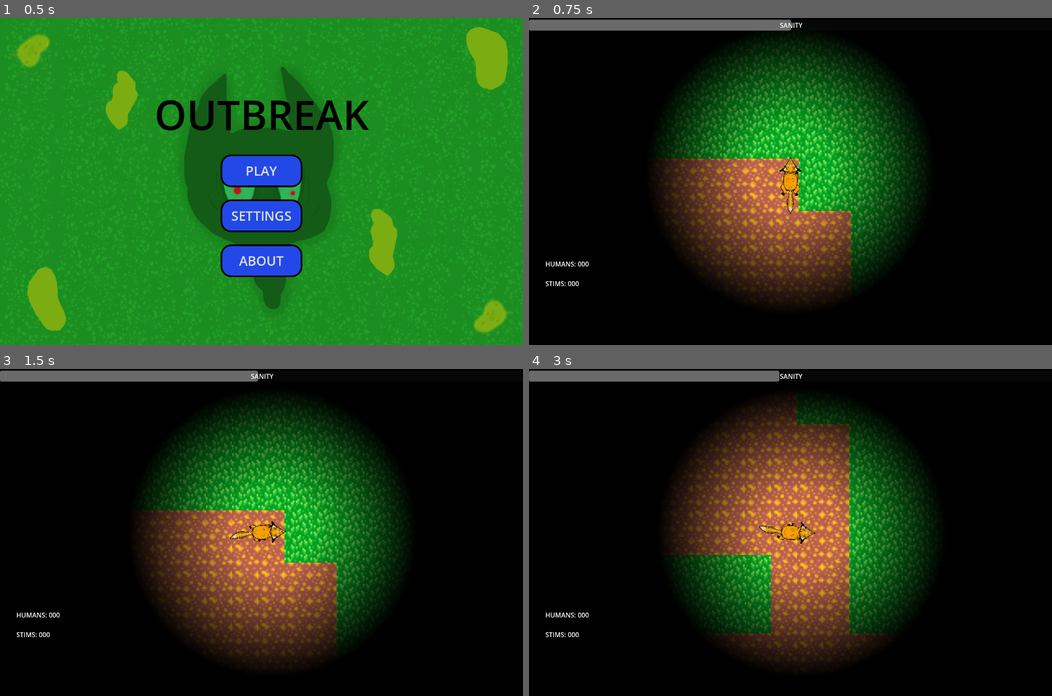
Above: before the commit, frames 1-4 (two rows, left to right).
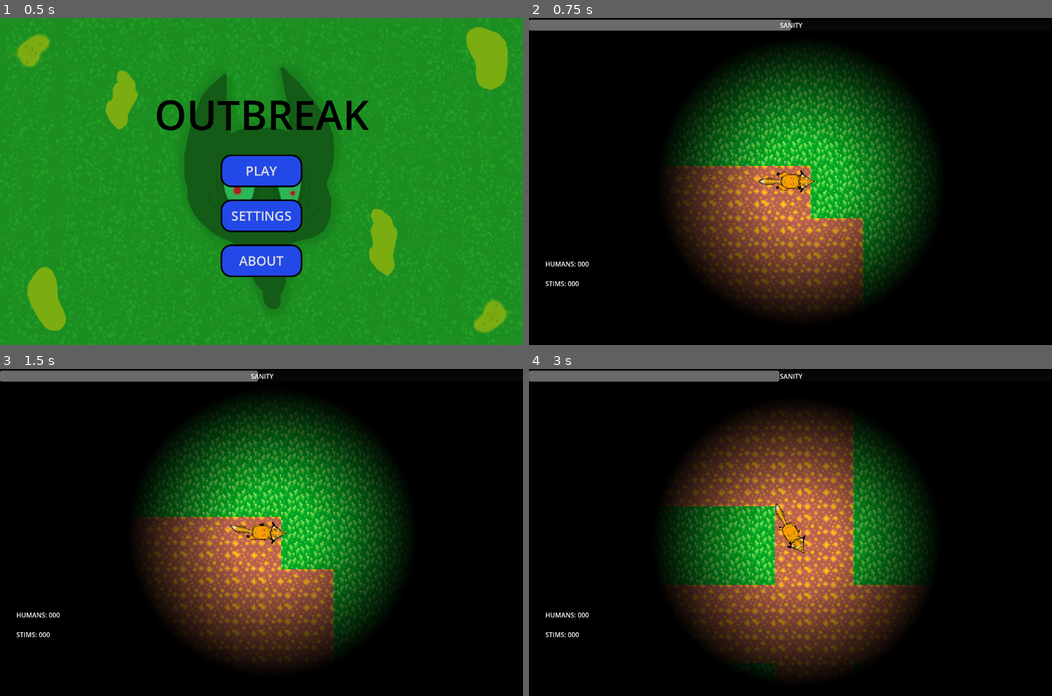
Above: after the commit, the same moments.

Repository: Jennnktv/studio-1-outbreak
Game: Godot game, scene res://scenes/main_menu.tscn
Same seed, same stepped clock (60 frames per second), same inputs: the game is played once before the commit and once after it.
Inputs (mouse positions are in pixels of both pictures, inside the frame that each line leads up to):
- Up to frame 1 (0.5 s): no input
- Up to frame 2 (0.75 s): click "PLAY" at 0.5 s
- Up to frame 3 (1.5 s): tap Enter at 1.25 s; move the mouse to (376, 516) at 1.27 s; hold D (move_right) from 1.28 s (still down); click (376, 516) at 1.42 s
- Up to frame 4 (3 s): move the mouse to (685, 548) at 2.02 s; release D (move_right) at 2.03 s; hold S (move_down) 2.03-2.78 s; move the mouse to (842, 460) at 2.77 s; hold D (move_right) from 2.78 s (still down)

Frame 1 is identical in both runs. In frame 2, 16% of the frame differs, in the area x 24-78%, y 5-92%; in frame 3, 9.2%; in frame 4, 16%.

Commit message:
Avoid skating and refactor position translation

Diff:
--- a/assets/Player/fox_rig/Fox.tscn
+++ b/assets/Player/fox_rig/Fox.tscn
@@ -1,7 +1,8 @@
-[gd_scene load_steps=7 format=3 uid="uid://bbcwnuqmi3bwj"]
+[gd_scene load_steps=8 format=3 uid="uid://bbcwnuqmi3bwj"]
 
 [ext_resource type="Script" path="res://scripts/Player/player.gd" id="1_psele"]
 [ext_resource type="Texture2D" uid="uid://ddsursga2jwqg" path="res://assets/Player/fox_rig/Chopped_Fox.png" id="1_q2hn3"]
+[ext_resource type="Script" path="res://scripts/Common/active_value.gd" id="3_i817c"]
 
 [sub_resource type="CircleShape2D" id="CircleShape2D_gpb2g"]
 radius = 8.86496
@@ -11,7 +12,7 @@
 tracks/0/type = "value"
 tracks/0/imported = false
 tracks/0/enabled = true
-tracks/0/path = NodePath("CharacterBody2D/Fox:position")
+tracks/0/path = NodePath("CharacterBody2D/Body2/Fox:position")
 tracks/0/interp = 1
 tracks/0/loop_wrap = true
 tracks/0/keys = {
@@ -23,7 +24,7 @@
 tracks/1/type = "value"
 tracks/1/imported = false
 tracks/1/enabled = true
-tracks/1/path = NodePath("CharacterBody2D/Fox/Neck/Head:position")
+tracks/1/path = NodePath("CharacterBody2D/Body2/Fox/Neck/Head:position")
 tracks/1/interp = 1
 tracks/1/loop_wrap = true
 tracks/1/keys = {
@@ -35,7 +36,7 @@
 tracks/2/type = "value"
 tracks/2/imported = false
 tracks/2/enabled = true
-tracks/2/path = NodePath("CharacterBody2D/Fox/Neck/Body:position")
+tracks/2/path = NodePath("CharacterBody2D/Body2/Fox/Neck/Body:position")
 tracks/2/interp = 1
 tracks/2/loop_wrap = true
 tracks/2/keys = {
@@ -47,7 +48,7 @@
 tracks/3/type = "value"
 tracks/3/imported = false
 tracks/3/enabled = true
-tracks/3/path = NodePath("CharacterBody2D/Fox/Neck/Body/RightShoulder:position")
+tracks/3/path = NodePath("CharacterBody2D/Body2/Fox/Neck/Body/RightShoulder:position")
 tracks/3/interp = 1
 tracks/3/loop_wrap = true
 tracks/3/keys = {
@@ -59,7 +60,7 @@
 tracks/4/type = "value"
 tracks/4/imported = false
 tracks/4/enabled = true
-tracks/4/path = NodePath("CharacterBody2D/Fox/Neck/Body/LeftShoulder:position")
+tracks/4/path = NodePath("CharacterBody2D/Body2/Fox/Neck/Body/LeftShoulder:position")
 tracks/4/interp = 1
 tracks/4/loop_wrap = true
 tracks/4/keys = {
@@ -71,7 +72,7 @@
 tracks/5/type = "value"
 tracks/5/imported = false
 tracks/5/enabled = true
-tracks/5/path = NodePath("CharacterBody2D/Fox/Neck/Body/LeftHaunch:position")
+tracks/5/path = NodePath("CharacterBody2D/Body2/Fox/Neck/Body/LeftHaunch:position")
 tracks/5/interp = 1
 tracks/5/loop_wrap = true
 tracks/5/keys = {
@@ -83,7 +84,7 @@
 tracks/6/type = "value"
 tracks/6/imported = false
 tracks/6/enabled = true
-tracks/6/path = NodePath("CharacterBody2D/Fox/Neck/Body/RightHaunch:position")
+tracks/6/path = NodePath("CharacterBody2D/Body2/Fox/Neck/Body/RightHaunch:position")
 tracks/6/interp = 1
 tracks/6/loop_wrap = true
 tracks/6/keys = {
@@ -95,7 +96,7 @@
 tracks/7/type = "value"
 tracks/7/imported = false
 tracks/7/enabled = true
-tracks/7/path = NodePath("CharacterBody2D/Fox/Neck/Body/Tail:rotation")
+tracks/7/path = NodePath("CharacterBody2D/Body2/Fox/Neck/Body/Tail:rotation")
 tracks/7/interp = 3
 tracks/7/loop_wrap = true
 tracks/7/keys = {
@@ -107,7 +108,7 @@
 tracks/8/type = "value"
 tracks/8/imported = false
 tracks/8/enabled = true
-tracks/8/path = NodePath("CharacterBody2D/Fox/Neck/Body/Tail/Tail2:rotation")
+tracks/8/path = NodePath("CharacterBody2D/Body2/Fox/Neck/Body/Tail/Tail2:rotation")
 tracks/8/interp = 3
 tracks/8/loop_wrap = true
 tracks/8/keys = {
@@ -119,7 +120,7 @@
 tracks/9/type = "value"
 tracks/9/imported = false
 tracks/9/enabled = true
-tracks/9/path = NodePath("CharacterBody2D/Fox/Neck/Body/Tail/Tail2/Tail3:rotation")
+tracks/9/path = NodePath("CharacterBody2D/Body2/Fox/Neck/Body/Tail/Tail2/Tail3:rotation")
 tracks/9/interp = 3
 tracks/9/loop_wrap = true
 tracks/9/keys = {
@@ -131,7 +132,7 @@
 tracks/10/type = "value"
 tracks/10/imported = false
 tracks/10/enabled = true
-tracks/10/path = NodePath("CharacterBody2D/Fox/Neck/Body/LeftHaunch:rotation")
+tracks/10/path = NodePath("CharacterBody2D/Body2/Fox/Neck/Body/LeftHaunch:rotation")
 tracks/10/interp = 3
 tracks/10/loop_wrap = true
 tracks/10/keys = {
@@ -143,7 +144,7 @@
 tracks/11/type = "value"
 tracks/11/imported = false
 tracks/11/enabled = true
-tracks/11/path = NodePath("CharacterBody2D/Fox/Neck/Body/RightHaunch:rotation")
+tracks/11/path = NodePath("CharacterBody2D/Body2/Fox/Neck/Body/RightHaunch:rotation")
 tracks/11/interp = 3
 tracks/11/loop_wrap = true
 tracks/11/keys = {
@@ -155,7 +156,7 @@
 tracks/12/type = "value"
 tracks/12/imported = false
 tracks/12/enabled = true
-tracks/12/path = NodePath("CharacterBody2D/Fox/Neck/Body/LeftHaunch:scale")
+tracks/12/path = NodePath("CharacterBody2D/Body2/Fox/Neck/Body/LeftHaunch:scale")
 tracks/12/interp = 1
 tracks/12/loop_wrap = true
 tracks/12/keys = {
@@ -167,7 +168,7 @@
 tracks/13/type = "value"
 tracks/13/imported = false
 tracks/13/enabled = true
-tracks/13/path = NodePath("CharacterBody2D/Fox/Neck/Body/RightHaunch:scale")
+tracks/13/path = NodePath("CharacterBody2D/Body2/Fox/Neck/Body/RightHaunch:scale")
 tracks/13/interp = 1
 tracks/13/loop_wrap = true
 tracks/13/keys = {
@@ -179,7 +180,7 @@
 tracks/14/type = "value"
 tracks/14/imported = false
 tracks/14/enabled = true
-tracks/14/path = NodePath("CharacterBody2D/Fox/Neck/Body/RightShoulder:scale")
+tracks/14/path = NodePath("CharacterBody2D/Body2/Fox/Neck/Body/RightShoulder:scale")
 tracks/14/interp = 1
 tracks/14/loop_wrap = true
 tracks/14/keys = {
@@ -191,7 +192,7 @@
 tracks/15/type = "value"
 tracks/15/imported = false
 tracks/15/enabled = true
-tracks/15/path = NodePath("CharacterBody2D/Fox/Neck/Body/LeftShoulder:scale")
+tracks/15/path = NodePath("CharacterBody2D/Body2/Fox/Neck/Body/LeftShoulder:scale")
 tracks/15/interp = 1
 tracks/15/loop_wrap = true
 tracks/15/keys = {
@@ -203,7 +204,7 @@
 tracks/16/type = "value"
 tracks/16/imported = false
 tracks/16/enabled = true
-tracks/16/path = NodePath("CharacterBody2D/Fox/Neck/Body/LeftShoulder:rotation")
+tracks/16/path = NodePath("CharacterBody2D/Body2/Fox/Neck/Body/LeftShoulder:rotation")
 tracks/16/interp = 3
 tracks/16/loop_wrap = true
 tracks/16/keys = {
@@ -215,7 +216,7 @@
 tracks/17/type = "value"
 tracks/17/imported = false
 tracks/17/enabled = true
-tracks/17/path = NodePath("CharacterBody2D/Fox/Neck/Body/RightShoulder:rotation")
+tracks/17/path = NodePath("CharacterBody2D/Body2/Fox/Neck/Body/RightShoulder:rotation")
 tracks/17/interp = 3
 tracks/17/loop_wrap = true
 tracks/17/keys = {
@@ -227,7 +228,7 @@
 tracks/18/type = "value"
 tracks/18/imported = false
 tracks/18/enabled = true
-tracks/18/path = NodePath("CharacterBody2D/Fox/Neck/Head:scale")
+tracks/18/path = NodePath("CharacterBody2D/Body2/Fox/Neck/Head:scale")
 tracks/18/interp = 1
 tracks/18/loop_wrap = true
 tracks/18/keys = {
@@ -239,7 +240,7 @@
 tracks/19/type = "value"
 tracks/19/imported = false
 tracks/19/enabled = true
-tracks/19/path = NodePath("CharacterBody2D/Fox/Neck/Body:rotation")
+tracks/19/path = NodePath("CharacterBody2D/Body2/Fox/Neck/Body:rotation")
 tracks/19/interp = 3
 tracks/19/loop_wrap = true
 tracks/19/keys = {
@@ -251,7 +252,7 @@
 tracks/20/type = "value"
 tracks/20/imported = false
 tracks/20/enabled = true
-tracks/20/path = NodePath("CharacterBody2D/Fox/Neck/Head:rotation")
+tracks/20/path = NodePath("CharacterBody2D/Body2/Fox/Neck/Head:rotation")
 tracks/20/interp = 3
 tracks/20/loop_wrap = true
 tracks/20/keys = {
@@ -268,7 +269,7 @@
 tracks/0/type = "value"
 tracks/0/imported = false
 tracks/0/enabled = true
-tracks/0/path = NodePath("CharacterBody2D/Fox:position")
+tracks/0/path = NodePath("CharacterBody2D/Body2/Fox:position")
 tracks/0/interp = 1
 tracks/0/loop_wrap = true
 tracks/0/keys = {
@@ -280,7 +281,7 @@
 tracks/1/type = "value"
 tracks/1/imported = false
 tracks/1/enabled = true
-tracks/1/path = NodePath("CharacterBody2D/Fox/Neck/Head:position")
+tracks/1/path = NodePath("CharacterBody2D/Body2/Fox/Neck/Head:position")
 tracks/1/interp = 1
 tracks/1/loop_wrap = true
 tracks/1/keys = {
@@ -292,7 +293,7 @@
 tracks/2/type = "value"
 tracks/2/imported = false
 tracks/2/enabled = true
-tracks/2/path = NodePath("CharacterBody2D/Fox/Neck/Body:position")
+tracks/2/path = NodePath("CharacterBody2D/Body2/Fox/Neck/Body:position")
 tracks/2/interp = 1
 tracks/2/loop_wrap = true
 tracks/2/keys = {
@@ -304,7 +305,7 @@
 tracks/3/type = "value"
 tracks/3/imported = false
 tracks/3/enabled = true
-tracks/3/path = NodePath("CharacterBody2D/Fox/Neck/Body/RightShoulder:position")
+tracks/3/path = NodePath("CharacterBody2D/Body2/Fox/Neck/Body/RightShoulder:position")
 tracks/3/interp = 1
 tracks/3/loop_wrap = true
 tracks/3/keys = {
@@ -316,7 +317,7 @@
 tracks/4/type = "value"
 tracks/4/imported = false
 tracks/4/enabled = true
-tracks/4/path = NodePath("CharacterBody2D/Fox/Neck/Body/LeftShoulder:position")
+tracks/4/path = NodePath("CharacterBody2D/Body2/Fox/Neck/Body/LeftShoulder:position")
 tracks/4/interp = 1
 tracks/4/loop_wrap = true
 tracks/4/keys = {
@@ -328,7 +329,7 @@
 tracks/5/type = "value"
 tracks/5/imported = false
 tracks/5/enabled = true
-tracks/5/path = NodePath("CharacterBody2D/Fox/Neck/Body/LeftHaunch:position")
+tracks/5/path = NodePath("CharacterBody2D/Body2/Fox/Neck/Body/LeftHaunch:position")
 tracks/5/interp = 1
 tracks/5/loop_wrap = true
 tracks/5/keys = {
@@ -340,7 +341,7 @@
 tracks/6/type = "value"
 tracks/6/imported = false
 tracks/6/enabled = true
-tracks/6/path = NodePath("CharacterBody2D/Fox/Neck/Body/RightHaunch:position")
+tracks/6/path = NodePath("CharacterBody2D/Body2/Fox/Neck/Body/RightHaunch:position")
 tracks/6/interp = 1
 tracks/6/loop_wrap = true
 tracks/6/keys = {
@@ -352,7 +353,7 @@
 tracks/7/type = "value"
 tracks/7/imported = false
 tracks/7/enabled = true
-tracks/7/path = NodePath("CharacterBody2D/Fox/Neck/Body/Tail:rotation")
+tracks/7/path = NodePath("CharacterBody2D/Body2/Fox/Neck/Body/Tail:rotation")
 tracks/7/interp = 3
 tracks/7/loop_wrap = true
 tracks/7/keys = {
@@ -364,7 +365,7 @@
 tracks/8/type = "value"
 tracks/8/imported = false
 tracks/8/enabled = true
-tracks/8/path = NodePath("CharacterBody2D/Fox/Neck/Body/Tail/Tail2:rotation")
+tracks/8/path = NodePath("CharacterBody2D/Body2/Fox/Neck/Body/Tail/Tail2:rotation")
 tracks/8/interp = 3
 tracks/8/loop_wrap = true
 tracks/8/keys = {
@@ -376,7 +377,7 @@
 tracks/9/type = "value"
 tracks/9/imported = false
 tracks/9/enabled = true
-tracks/9/path = NodePath("CharacterBody2D/Fox/Neck/Body/Tail/Tail2/Tail3:rotation")
+tracks/9/path = NodePath("CharacterBody2D/Body2/Fox/Neck/Body/Tail/Tail2/Tail3:rotation")
 tracks/9/interp = 3
 tracks/9/loop_wrap = true
 tracks/9/keys = {
@@ -388,7 +389,7 @@
 tracks/10/type = "value"
 tracks/10/imported = false
 tracks/10/enabled = true
-tracks/10/path = NodePath("CharacterBody2D/Fox/Neck/Body/LeftHaunch:rotation")
+tracks/10/path = NodePath("CharacterBody2D/Body2/Fox/Neck/Body/LeftHaunch:rotation")
 tracks/10/interp = 3
 tracks/10/loop_wrap = true
 tracks/10/keys = {
@@ -400,7 +401,7 @@
 tracks/11/type = "value"
 tracks/11/imported = false
 tracks/11/enabled = true
-tracks/11/path = NodePath("CharacterBody2D/Fox/Neck/Body/RightHaunch:rotation")
+tracks/11/path = NodePath("CharacterBody2D/Body2/Fox/Neck/Body/RightHaunch:rotation")
 tracks/11/interp = 3
 tracks/11/loop_wrap = true
 tracks/11/keys = {
@@ -412,7 +413,7 @@
 tracks/12/type = "value"
 tracks/12/imported = false
 tracks/12/enabled = true
-tracks/12/path = NodePath("CharacterBody2D/Fox/Neck/Body/LeftHaunch:scale")
+tracks/12/path = NodePath("CharacterBody2D/Body2/Fox/Neck/Body/LeftHaunch:scale")
 tracks/12/interp = 1
 tracks/12/loop_wrap = true
 tracks/12/keys = {
@@ -424,7 +425,7 @@
 tracks/13/type = "value"
 tracks/13/imported = false
 tracks/13/enabled = true
-tracks/13/path = NodePath("CharacterBody2D/Fox/Neck/Body/RightHaunch:scale")
+tracks/13/path = NodePath("CharacterBody2D/Body2/Fox/Neck/Body/RightHaunch:scale")
 tracks/13/interp = 1
 tracks/13/loop_wrap = true
 tracks/13/keys = {
@@ -436,7 +437,7 @@
 tracks/14/type = "value"
 tracks/14/imported = false
 tracks/14/enabled = true
-tracks/14/path = NodePath("CharacterBody2D/Fox/Neck/Body/RightShoulder:scale")
+tracks/14/path = NodePath("CharacterBody2D/Body2/Fox/Neck/Body/RightShoulder:scale")
 tracks/14/interp = 1
 tracks/14/loop_wrap = true
 tracks/14/keys = {
@@ -448,7 +449,7 @@
 tracks/15/type = "value"
 tracks/15/imported = false
 tracks/15/enabled = true
-tracks/15/path = NodePath("CharacterBody2D/Fox/Neck/Body/LeftShoulder:scale")
+tracks/15/path = NodePath("CharacterBody2D/Body2/Fox/Neck/Body/LeftShoulder:scale")
 tracks/15/interp = 1
 tracks/15/loop_wrap = true
 tracks/15/keys = {
@@ -460,7 +461,7 @@
 tracks/16/type = "value"
 tracks/16/imported = false
 tracks/16/enabled = true
-tracks/16/path = NodePath("CharacterBody2D/Fox/Neck/Body/LeftShoulder:rotation")
+tracks/16/path = NodePath("CharacterBody2D/Body2/Fox/Neck/Body/LeftShoulder:rotation")
 tracks/16/interp = 3
 tracks/16/loop_wrap = true
 tracks/16/keys = {
@@ -472,7 +473,7 @@
 tracks/17/type = "value"
 tracks/17/imported = false
 tracks/17/enabled = true
-tracks/17/path = NodePath("CharacterBody2D/Fox/Neck/Body/RightShoulder:rotation")
+tracks/17/path = NodePath("CharacterBody2D/Body2/Fox/Neck/Body/RightShoulder:rotation")
 tracks/17/interp = 3
 tracks/17/loop_wrap = true
 tracks/17/keys = {
@@ -484,7 +485,7 @@
 tracks/18/type = "value"
 tracks/18/imported = false
 tracks/18/enabled = true
-tracks/18/path = NodePath("CharacterBody2D/Fox/Neck/Head:scale")
+tracks/18/path = NodePath("CharacterBody2D/Body2/Fox/Neck/Head:scale")
 tracks/18/interp = 1
 tracks/18/loop_wrap = true
 tracks/18/keys = {
@@ -496,7 +497,7 @@
 tracks/19/type = "value"
 tracks/19/imported = false
 tracks/19/enabled = true
-tracks/19/path = NodePath("CharacterBody2D/Fox/Neck/Body:rotation")
+tracks/19/path = NodePath("CharacterBody2D/Body2/Fox/Neck/Body:rotation")
 tracks/19/interp = 3
 tracks/19/loop_wrap = true
 tracks/19/keys = {
@@ -508,7 +509,7 @@
 tracks/20/type = "value"
 tracks/20/imported = false
 tracks/20/enabled = true
-tracks/20/path = NodePath("CharacterBody2D/Fox/Neck/Head:rotation")
+tracks/20/path = NodePath("CharacterBody2D/Body2/Fox/Neck/Head:rotation")
 tracks/20/interp = 3
 tracks/20/loop_wrap = true
 tracks/20/keys = {
@@ -527,40 +528,46 @@
 [node name="CharacterBody2D" type="CharacterBody2D"]
 position = Vector2(2.05945, -5.67462)
 script = ExtResource("1_psele")
+animation_speed = 4.0
+friction = 6000.0
 
 [node name="CollisionShape2D" type="CollisionShape2D" parent="."]
-position = Vector2(0, -77)
+position = Vector2(2.54639e-13, -5.32539)
+rotation = 1.5708
 scale = Vector2(22.6739, 54.7039)
 shape = SubResource("CircleShape2D_gpb2g")
 debug_color = Color(0.501264, 0.546472, 0.54748, 0.42)
 
-[node name="Fox" type="Skeleton2D" parent="."]
+[node name="Body2" type="Node2D" parent="."]
+rotation = 1.5708
+
+[node name="Fox" type="Skeleton2D" parent="Body2"]
 position = Vector2(-2.05945, 5.67462)
 rotation = -0.00606371
 
-[node name="Neck" type="Bone2D" parent="Fox"]
+[node name="Neck" type="Bone2D" parent="Body2/Fox"]
 position = Vector2(0, -152)
 rest = Transform2D(1, 0, 0, 1, 0, -152)
 
-[node name="Head" type="Bone2D" parent="Fox/Neck"]
+[node name="Head" type="Bone2D" parent="Body2/Fox/Neck"]
 position = Vector2(0, -124)
 rest = Transform2D(1, 0, 0, 1, 0, -124)
 auto_calculate_length_and_angle = false
 length = 310.919
 bone_angle = -90.0
 
-[node name="Body" type="Bone2D" parent="Fox/Neck"]
+[node name="Body" type="Bone2D" parent="Body2/Fox/Neck"]
 position = Vector2(0, 210)
 rest = Transform2D(1, 0, 0, 1, 0, 210)
 
-[node name="RightShoulder" type="Bone2D" parent="Fox/Neck/Body"]
+[node name="RightShoulder" type="Bone2D" parent="Body2/Fox/Neck/Body"]
 position = Vector2(119, -177)
 rest = Transform2D(1, 0, 0, 1, 119, -177)
 auto_calculate_length_and_angle = false
 length = 120.0
 bone_angle = -60.0
 
-[node name="LeftShoulder" type="Bone2D" parent="Fox/Neck/Body"]
+[node name="LeftShoulder" type="Bone2D" parent="Body2/Fox/Neck/Body"]
 position = Vector2(-119, -178)
 rotation = 0.497496
 rest = Transform2D(1, 0, 0, 1, -119, -178)
@@ -568,7 +575,7 @@
 length = 120.0
 bone_angle = -116.757
 
-[node name="LeftHaunch" type="Bone2D" parent="Fox/Neck/Body"]
+[node name="LeftHaunch" type="Bone2D" parent="Body2/Fox/Neck/Body"]
 position = Vector2(-132, 103)
 rotation = 3.79722
 rest = Transform2D(1, 0, 0, 1, -132, 103)
@@ -576,7 +583,7 @@
 length = 170.0
 bone_angle = -108.0
 
-[node name="RightHaunch" type="Bone2D" parent="Fox/Neck/Body"]
+[node name="RightHaunch" type="Bone2D" parent="Body2/Fox/Neck/Body"]
 position = Vector2(128, 105)
 rotation = 2.68767
 rest = Transform2D(1, 0, 0, 1, 128, 105)
@@ -584,28 +591,28 @@
 length = 170.0
 bone_angle = -72.0
 
-[node name="Tail" type="Bone2D" parent="Fox/Neck/Body"]
+[node name="Tail" type="Bone2D" parent="Body2/Fox/Neck/Body"]
 position = Vector2(0, 164)
 rest = Transform2D(1, 0, 0, 1, 0, 164)
 auto_calculate_length_and_angle = false
 length = 550.0
 bone_angle = 90.0
 
-[node name="Tail2" type="Bone2D" parent="Fox/Neck/Body/Tail"]
+[node name="Tail2" type="Bone2D" parent="Body2/Fox/Neck/Body/Tail"]
 position = Vector2(0, 127)
 rest = Transform2D(1, 0, 0, 1, 0, 127)
 auto_calculate_length_and_angle = false
 length = 338.568
 bone_angle = 0.0
 
-[node name="Tail3" type="Bone2D" parent="Fox/Neck/Body/Tail/Tail2"]
+[node name="Tail3" type="Bone2D" parent="Body2/Fox/Neck/Body/Tail/Tail2"]
 position = Vector2(0, 246)
 rest = Transform2D(1, 0, 0, 1, 0, 246)
 auto_calculate_length_and_angle = false
 length = 200.0
 bone_angle = 90.0
 
-[node name="Head" type="Polygon2D" parent="." groups=["light"]]
+[node name="Head" type="Polygon2D" parent="Body2" groups=["light"]]
 z_index = 4
 position = Vector2(-2.05945, -273.325)
 offset = Vector2(-732.941, -465.675)
@@ -616,7 +623,7 @@
 polygons = [PackedInt32Array(3, 4, 1, 2), PackedInt32Array(11, 8, 9, 10), PackedInt32Array(1, 0, 11, 8, 7, 5, 4), PackedInt32Array(5, 6, 7)]
 bones = ["Neck", PackedFloat32Array(0, 0, 0, 0, 0, 0, 0, 0, 0, 0, 0, 0), "Neck/Head", PackedFloat32Array(1, 1, 1, 1, 1, …(491 unchanged characters)…
 
-[node name="Body" type="Polygon2D" parent="."]
+[node name="Body" type="Polygon2D" parent="Body2"]
 z_index = 3
 position = Vector2(-2.16321, -148.428)
 offset = Vector2(-730, -755)
@@ -626,7 +633,7 @@
 uv = PackedVector2Array(723.838, 584.103, 599.888, 608.323, 572.818, 703.779, 530.077, 839.127, 538.625, 992.996, 608.436, 1142.59, 749.483, 1176.78, 896.228, 1098.42, 924.723, 973.05, 930.422, 833.428, 880.557, 698.08, 854.912, 595.5)
 bones = ["Neck", PackedFloat32Array(0, 0, 0, 0, 0, 0, 0, 0, 0, 0, 0, 0), "Neck/Head", PackedFloat32Array(0, 0, 0, 0, 0, …(491 unchanged characters)…
 
-[node name="Left_Paw" type="Polygon2D" parent="."]
+[node name="Left_Paw" type="Polygon2D" parent="Body2"]
 z_index = 1
 position = Vector2(-105.163, -92.4281)
 offset = Vector2(-410, -883)
@@ -636,7 +643,7 @@
 uv = PackedVector2Array(334.199, 722.69, 392.585, 730.474, 405.235, 788.86, 440.267, 841.408, 434.428, 903.686, 367.284, 918.283, 323.495, 880.332, 324.468, 844.327, 303.06, 812.215, 303.06, 760.641, 307.925, 730.474)
 bones = ["Neck", PackedFloat32Array(0, 0, 0, 0, 0, 0, 0, 0, 0, 0, 0), "Neck/Head", PackedFloat32Array(0, 0, 0, 0, 0, 0, …(467 unchanged characters)…
 
-[node name="Right_Paw" type="Polygon2D" parent="."]
+[node name="Right_Paw" type="Polygon2D" parent="Body2"]
 z_index = 1
 position = Vector2(117.941, -80.3254)
 offset = Vector2(-1111, -908)
@@ -646,7 +653,7 @@
 uv = PackedVector2Array(1070.12, 883.121, 1093.12, 828.274, 1110.81, 803.504, 1113.46, 744.234, 1144.43, 731.849, 1195.74, 742.464, 1197.51, 798.196, 1197.51, 847.736, 1178.93, 868.967, 1180.7, 922.93, 1147.08, 943.277, 1089.58, 930.007)
 bones = ["Neck", PackedFloat32Array(0, 0, 0, 0, 0, 0, 0, 0, 0, 0, 0, 0), "Neck/Head", PackedFloat32Array(0, 0, 0, 0, 0, …(491 unchanged characters)…
 
-[node name="Back_Left_Paw" type="Polygon2D" parent="."]
+[node name="Back_Left_Paw" type="Polygon2D" parent="Body2"]
 z_index = 1
 position = Vector2(-28.1632, 180.572)
 offset = Vector2(-519, -1205)
@@ -657,7 +664,7 @@
 polygons = [PackedInt32Array(4, 10, 11, 12, 0, 1, 2, 3), PackedInt32Array(4, 5, 6, 7, 8, 9, 10)]
 bones = ["Neck", PackedFloat32Array(0, 0, 0, 0, 0, 0, 0, 0, 0, 0, 0, 0, 0), "Neck/Head", PackedFloat32Array(0, 0, 0, 0, …(515 unchanged characters)…
 
-[node name="Back_Right_Paw" type="Polygon2D" parent="."]
+[node name="Back_Right_Paw" type="Polygon2D" parent="Body2"]
 z_index = 1
 position = Vector2(43.8368, 153.572)
 offset = Vector2(-982, -1170)
@@ -668,7 +675,7 @@
 polygons = [PackedInt32Array(11, 0, 1, 2, 3, 4, 5, 6), PackedInt32Array(11, 10, 9, 8, 7, 6)]
 bones = ["Neck", PackedFloat32Array(0, 0, 0, 0, 0, 0, 0, 0, 0, 0, 0, 0), "Neck/Head", PackedFloat32Array(0, 0, 0, 0, 0, …(491 unchanged characters)…
 
-[node name="Tail" type="Polygon2D" parent="."]
+[node name="Tail" type="Polygon2D" parent="Body2"]
 z_index = 1
 position = Vector2(-2.05945, 178.675)
 offset = Vector2(-731, -1246)
@@ -686,3 +693,6 @@
 "": SubResource("AnimationLibrary_dp82l")
 }
 speed_scale = 2.0
+
+[node name="ActiveValueMoving" type="Node" parent="."]
+script = ExtResource("3_i817c")
--- a/scenes/HUD.tscn
+++ b/scenes/HUD.tscn
@@ -33,3 +33,4 @@
 [node name="WIRE_SCORE" type="Node" parent="HUMANS"]
 script = ExtResource("1_5lv6q")
 template = "HUMANS: %s"
+score_type = 1
--- a/scripts/Player/player.gd
+++ b/scripts/Player/player.gd
@@ -1,11 +1,15 @@
 extends CharacterBody2D
 
-# @onready var sprite: AnimatedSprite2D = $Sprite
+const GOLDEN_RATIO = 1.61803398875
+
+@onready var animation_player: AnimationPlayer = $AnimationPlayer
+@onready var active_value_moving: ActiveValue = $ActiveValueMoving
 
 enum State { IDLE, WALK }
 var current_state: State = State.IDLE
 var target_velocity: Vector2 = Vector2.ZERO
 
+@export var animation_speed: float = 3.0
 @export var max_speed: float = 600.0
 @export var acceleration: float = 2000.0
 @export var friction: float = 2500.0
@@ -17,6 +21,7 @@
 func _physics_process(delta: float) -> void:
 	handle_state(delta)
 	move_and_slide()
+	animation_player.speed_scale = GOLDEN_RATIO * (acceleration / max_speed) * active_value_moving.current_value
 
 func handle_state(delta: float) -> void:
 	var input_direction = Input.get_vector("move_left", "move_right", "move_up", "move_down")
@@ -48,9 +53,11 @@
 	# Enter new state
 	match new_state:
 		State.IDLE:
-			%AnimationPlayer.stop()
+			animation_player.stop()
+			active_value_moving.set_value(0.0)
 		State.WALK:
-			%AnimationPlayer.play("Walk")
+			animation_player.play("Walk")
+			active_value_moving.set_value(1.0)
 			update_rotation()
 
 	current_state = new_state
@@ -58,24 +65,7 @@
 func update_rotation() -> void:
 	if velocity.length() > 0.1:
 		# Primary directions
-		if velocity.x > 0:
-			rotation_degrees = 90  # Right
-		elif velocity.x < 0:
-			rotation_degrees = 270   # Left
-		elif velocity.y > 0:
-			rotation_degrees = 180    # Down
-		elif velocity.y < 0:
-			rotation_degrees = 0  # Up
-
-		# Diagonal directions
-		if velocity.x > 0 && velocity.y < 0:
-			rotation_degrees = 45  # Right-Up
-		elif velocity.x < 0 && velocity.y < 0:
-			rotation_degrees = 315  # Left-Up
-		elif velocity.x > 0 && velocity.y > 0:
-			rotation_degrees = 135  # Right-Down
-		elif velocity.x < 0 && velocity.y > 0:
-			rotation_degrees = 225  # Left-Down
+		rotation = velocity.angle()
 
 
 func on_stim_collected():
Not shown: 1 places in scripts/HUD.tscn that only renumber resources
